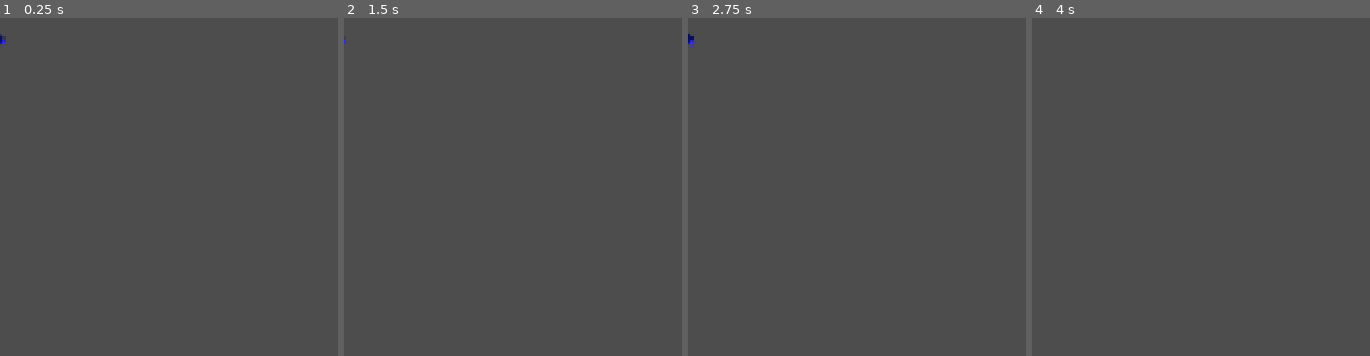
Above: before the commit, frames 1-4 (left to right).
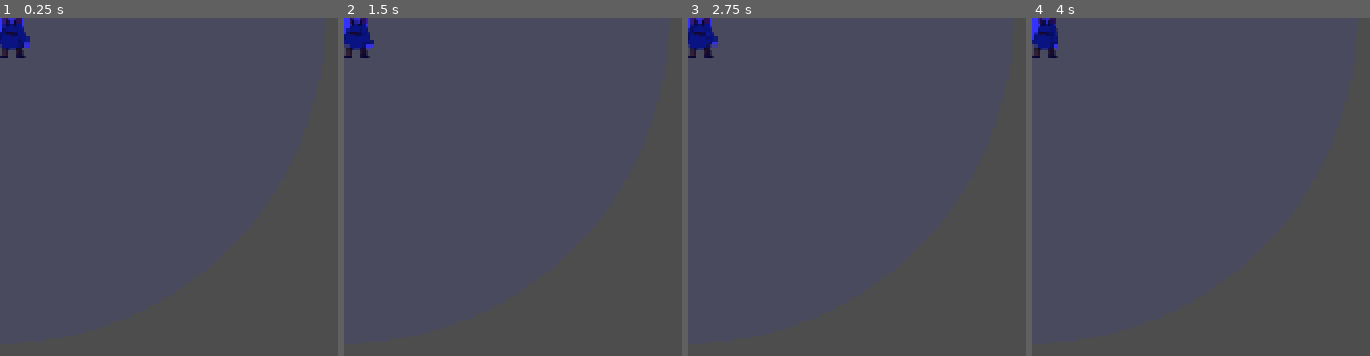
Above: after the commit, the same moments.

Repository: psvm203/rgb-defense
Game: Godot game, scene res://tower/blue/thunderbolt/thunderbolt.tscn
Two runs of this game, one before a commit and one after it. Both use one fixed random seed, a clock stepped at 60 frames per second and the inputs below. This scene is started directly instead of the project's main scene.
Inputs (mouse positions are in pixels of both pictures, inside the frame that each line leads up to):
- Up to frame 1 (0.25 s): no input
- Up to frame 2 (1.5 s): tap Enter at 0.5 s; move the mouse to (outside the picture) at 0.52 s; tap R at 0.6 s; click (outside the picture) at 0.67 s; tap Space at 0.77, 1.25 s; move the mouse to (outside the picture) at 1.27 s; tap G at 1.35 s; click (outside the picture) at 1.42 s
- Up to frame 3 (2.75 s): tap Space at 1.52 s; tap Enter at 2 s; move the mouse to (outside the picture) at 2.02 s; tap B at 2.1 s; click (outside the picture) at 2.17 s
- Up to frame 4 (4 s): tap Space at 2.75, 3.02, 3.77 s; move the mouse to (outside the picture) at 2.77 s; tap R at 2.85 s; click (outside the picture) at 2.92 s; tap Enter at 3.5 s; move the mouse to (outside the picture) at 3.52 s; tap G at 3.6 s; click (outside the picture) at 3.67 s

The runs differ from the first frame. In frame 1, 0.8% of the frame differs, in the area x 0-9%, y 0-12%; in frame 2, 0.8%; in frame 3, 0.8%; in frame 4, 0.8%.
Error before the commit: Parse Error: The member "CHAIN_COUNT" already exists in parent class res://tower/blue/electromancer/electromancer.gd. (res://tower/blue/thunderbolt/thunderbolt…

Commit message:
fix(tower): change const to var in parent classes to allow override

Diff:
--- a/tower/blue/electromancer/electromancer.gd
+++ b/tower/blue/electromancer/electromancer.gd
@@ -1,7 +1,7 @@
 extends "res://tower/blue/mage/mage.gd"
 
-const CHAIN_COUNT := 5
-const CHAIN_RADIUS := 200.0
+var chain_count: int = 5
+var chain_radius: float = 200.0
 
 var _lightning_lines: Array = []
 var _should_draw_lightning: bool = false
@@ -24,8 +24,8 @@
 	_lightning_lines.append([global_position, _target.global_position])
 	var from := _target.global_position
 	var hit_targets: Array[Area2D] = [_target]
-	for i in range(CHAIN_COUNT):
-		var closest := _find_chain_mob(from, hit_targets, CHAIN_RADIUS)
+	for i in range(chain_count):
+		var closest := _find_chain_mob(from, hit_targets, chain_radius)
 		if not closest:
 			break
 		closest.take_damage(_color_index, damage)
--- a/tower/blue/thunderbolt/thunderbolt.gd
+++ b/tower/blue/thunderbolt/thunderbolt.gd
@@ -1,10 +1,8 @@
 extends "res://tower/blue/electromancer/electromancer.gd"
 
-const CHAIN_COUNT := 9
-const CHAIN_RADIUS := 250.0
-
-
 func _setup_tower() -> void:
+	chain_count = 9
+	chain_radius = 250.0
 	attack_range = 220.0
 	attack_cooldown = 2.0
 	damage = 0.25
--- a/tower/red/barbarian/barbarian.gd
+++ b/tower/red/barbarian/barbarian.gd
@@ -5,15 +5,15 @@
 var _state: State = State.IDLE
 var _state_timer: float = 0.0
 
-const NORMAL_COOLDOWN := 1.2
-const FRENZY_COOLDOWN := 0.3
-const FRENZY_DURATION := 2.0
-const EXHAUST_DURATION := 3.0
+var normal_cooldown: float = 1.2
+var frenzy_cooldown: float = 0.3
+var frenzy_duration: float = 2.0
+var exhaust_duration: float = 3.0
 
 
 func _setup_tower() -> void:
 	attack_range = 128.0
-	attack_cooldown = NORMAL_COOLDOWN
+	attack_cooldown = normal_cooldown
 	damage = 0.2
 	_color_index = 0
 	_tower_color = Color(1.0, 0.2, 0.2)
@@ -24,7 +24,7 @@
 		_state_timer -= delta
 		if _state_timer <= 0.0:
 			_state = State.IDLE
-			attack_cooldown = NORMAL_COOLDOWN
+			attack_cooldown = normal_cooldown
 		return
 
 	_time_since_attack += delta
@@ -33,11 +33,11 @@
 		_attack()
 		if _state == State.IDLE:
 			_state = State.FRENZY
-			_state_timer = FRENZY_DURATION
-			attack_cooldown = FRENZY_COOLDOWN
+			_state_timer = frenzy_duration
+			attack_cooldown = frenzy_cooldown
 
 	if _state == State.FRENZY:
 		_state_timer -= delta
 		if _state_timer <= 0.0:
 			_state = State.EXHAUSTED
-			_state_timer = EXHAUST_DURATION
+			_state_timer = exhaust_duration
--- a/tower/red/battle_god/battle_god.gd
+++ b/tower/red/battle_god/battle_god.gd
@@ -1,10 +1,8 @@
 extends "res://tower/red/brawler/brawler.gd"
 
-const KNOCKBACK_INTERVAL := 2
-const KNOCKBACK_DISTANCE := 96.0
-
-
 func _setup_tower() -> void:
+	knockback_interval = 2
+	knockback_distance = 96.0
 	attack_range = 128.0
 	attack_cooldown = 0.8
 	damage = 0.3
--- a/tower/red/berserker/berserker.gd
+++ b/tower/red/berserker/berserker.gd
@@ -1,14 +1,12 @@
 extends "res://tower/red/barbarian/barbarian.gd"
 
-const NORMAL_COOLDOWN := 1.0
-const FRENZY_COOLDOWN := 0.15
-const FRENZY_DURATION := 3.0
-const EXHAUST_DURATION := 2.0
-
-
 func _setup_tower() -> void:
+	normal_cooldown = 1.0
+	frenzy_cooldown = 0.15
+	frenzy_duration = 3.0
+	exhaust_duration = 2.0
 	attack_range = 128.0
-	attack_cooldown = NORMAL_COOLDOWN
+	attack_cooldown = normal_cooldown
 	damage = 0.25
 	_color_index = 0
 	_tower_color = Color(1.0, 0.2, 0.2)
--- a/tower/red/brawler/brawler.gd
+++ b/tower/red/brawler/brawler.gd
@@ -2,8 +2,8 @@
 
 var _attack_count: int = 0
 
-const KNOCKBACK_INTERVAL := 3
-const KNOCKBACK_DISTANCE := 64.0
+var knockback_interval: int = 3
+var knockback_distance: float = 64.0
 
 
 func _setup_tower() -> void:
@@ -17,6 +17,6 @@
 func _perform_attack() -> void:
 	_attack_count += 1
 	_target.take_damage(0, damage)
-	if _attack_count >= KNOCKBACK_INTERVAL:
-		_target.knock_back(KNOCKBACK_DISTANCE)
+	if _attack_count >= knockback_interval:
+		_target.knock_back(knockback_distance)
 		_attack_count = 0
